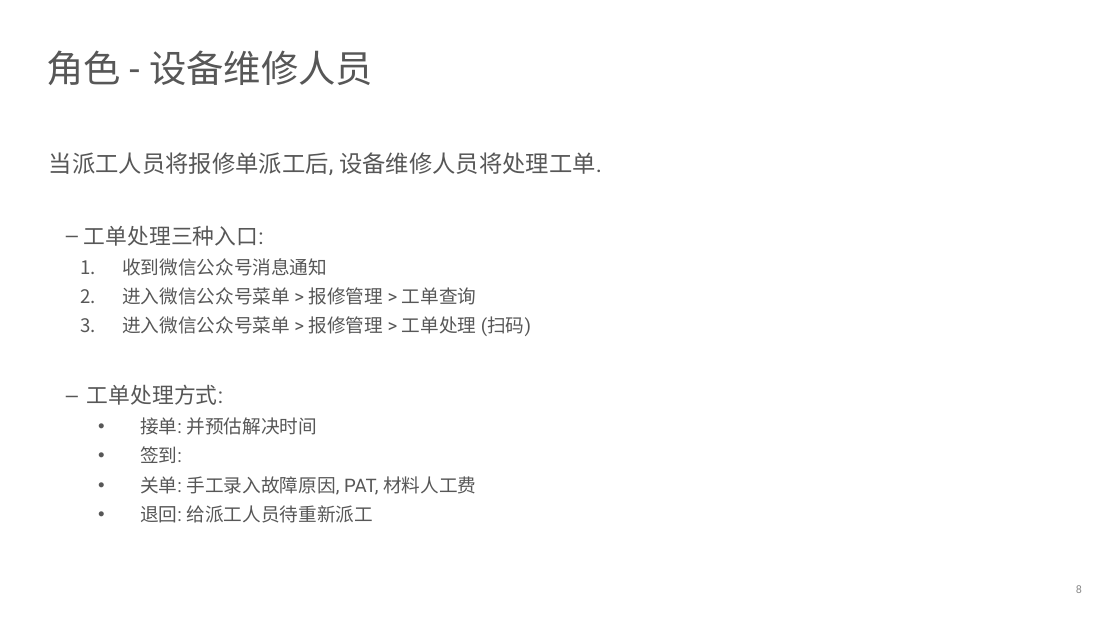
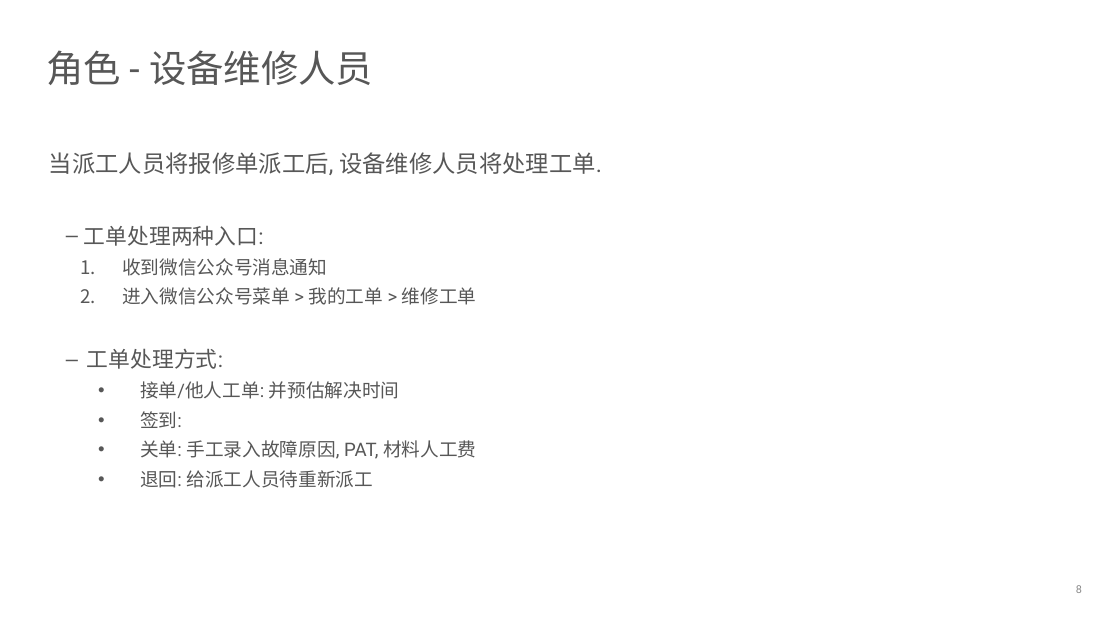
Before and after one commit to devhotmail/APMHome, a slide deck: slide 8 of Document/APM_userstories.pptx. Drawn at 1120x630 pixels with LibreOffice and Linux fonts; fonts in the diff are those of the drawing; background and template pictures are left out. Boxes give left, top, right and bottom in pixels: in the first picture for what was removed or moved away, otherwise in the second. Text is boxed around its words. In the diff, an @@ line names an element or a change of style, - is before the commit and + after.

```diff
--- a/Document/APM_userstories.pptx
+++ b/Document/APM_userstories.pptx
@@ text at (84, 225, 264, 246): text changed @@
-    – 工单处理三种入口:
+    – 工单处理两种入口:
@@ text at (122, 287, 477, 305): text changed @@
-      2. 进入微信公众号菜单 > 报修管理 > 工单查询
-      3. 进入微信公众号菜单 > 报修管理 > 工单处理 (扫码)
+      2. 进入微信公众号菜单 > 我的工单 > 维修工单
@@ text at (140, 381, 400, 399): text changed @@
-      • 接单: 并预估解决时间
+      • 接单/他人工单: 并预估解决时间
```
Also in this commit, not shown: 11 other slides changed.
